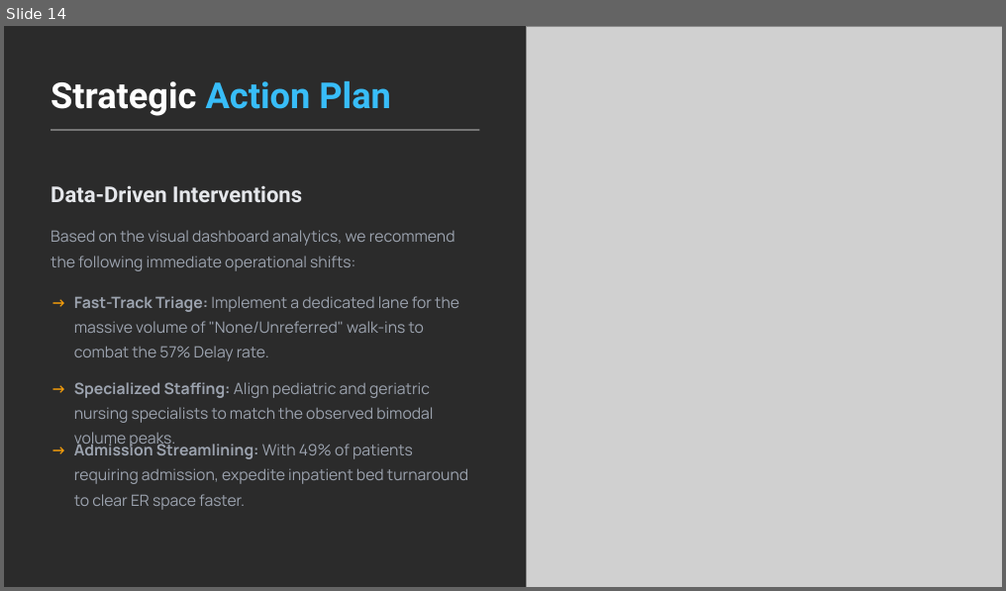
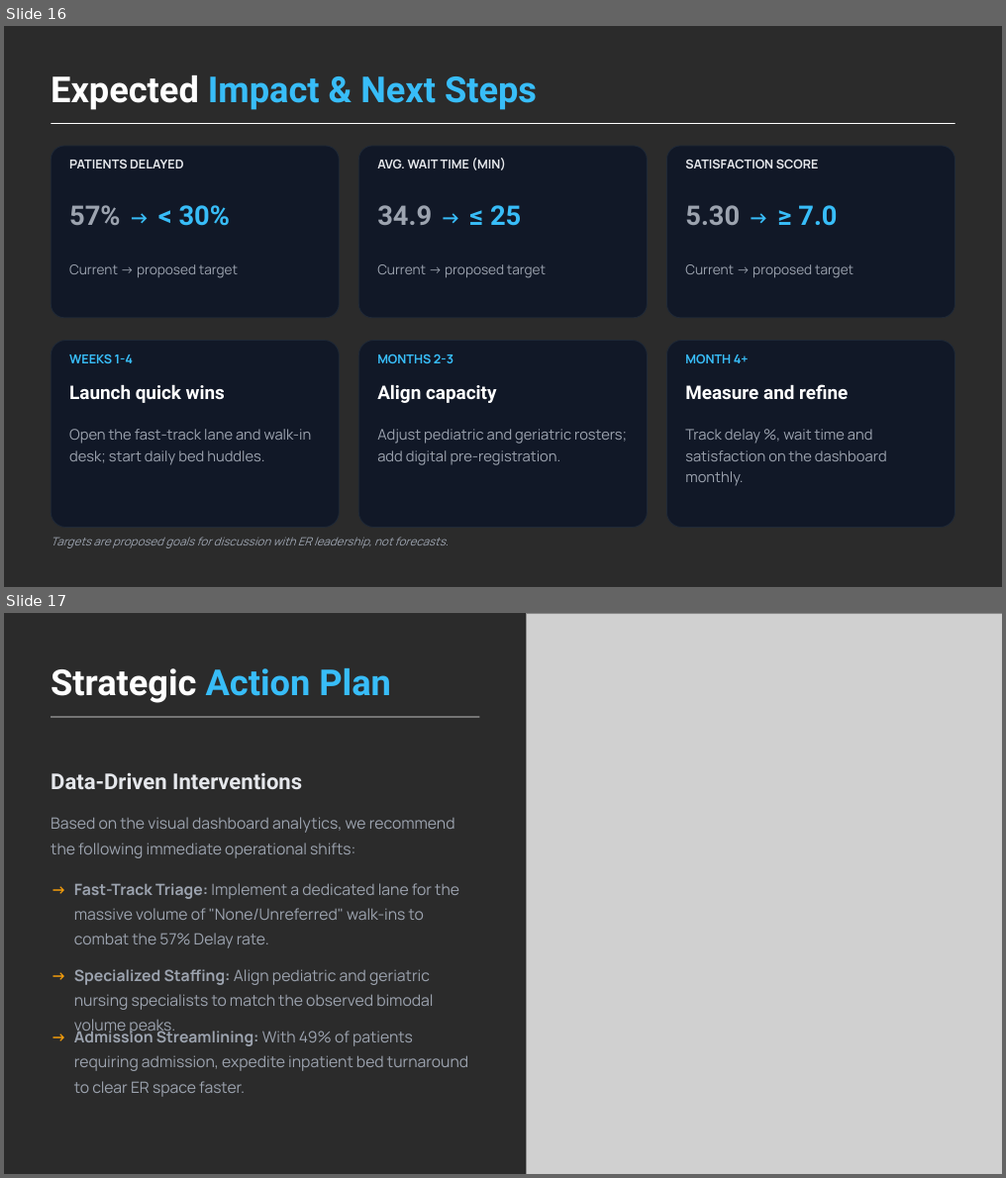
Before and after one commit to Vivek-kumar-027/Hospital_Data_Management_Dashboard_using_Excel, a slide deck: ER Operations & Analytics Report.pptx. Shown one above the other, each under a label of ours: slide 14 before the commit, slides 16 and 17 after it. The pictures are 1006x591 and 1006x1178 pixels, drawn with LibreOffice and Linux fonts; fonts in the diff are those of the drawing; grey boxes stand for pictures; background and template pictures are left out; a plain dark background stands for a picture behind light text. Boxes give left, top, right and bottom in pixels: in the first picture for what was removed or moved away, otherwise in the second. Text is boxed around its words. In the diff, an @@ line names an element or a change of style, - is before the commit and + after.

```diff
--- a/ER Operations & Analytics Report.pptx
+++ b/ER Operations & Analytics Report.pptx
@@ slide 16 added at <box>4,26,1002,587</box>, background picture (left out) @@
@@ text added at <box>51,76,537,110</box>, 34.5 pt, text #38BDF8, bold @@
+Expected Impact & Next Steps
@@ rectangle added at <box>51,123,954,124</box>, fill #FFFFFF @@
@@ rounded rectangle added at <box>51,146,339,318</box>, fill #111827, outline #1F2937 0.75 pt @@
@@ text added at <box>69,159,183,169</box>, 12 pt, text #E5E7EB, bold @@
+PATIENTS DELAYED
@@ rounded rectangle added at <box>358,146,648,318</box>, fill #111827, outline #1F2937 0.75 pt @@
@@ text added at <box>377,158,506,171</box>, 12 pt, text #E5E7EB, bold @@
+AVG. WAIT TIME (MIN)
@@ rounded rectangle added at <box>667,146,955,318</box>, fill #111827, outline #1F2937 0.75 pt @@
@@ text added at <box>685,159,819,169</box>, 12 pt, text #E5E7EB, bold @@
+SATISFACTION SCORE
@@ text added at <box>69,205,230,226</box>, 26 pt, text #38BDF8, bold @@
+57% → < 30%
@@ text added at <box>377,205,521,226</box>, 26 pt, text #9CA3AF, bold @@
+34.9 → ≤ 25
@@ text added at <box>685,205,837,226</box>, 26 pt, text #38BDF8, bold @@
+5.30 → ≥ 7.0
@@ text added at <box>69,265,238,278</box>, 13 pt, text #9CA3AF @@
+Current → proposed target
@@ text added at <box>377,265,546,278</box>, 13 pt, text #9CA3AF @@
+Current → proposed target
@@ text added at <box>685,265,853,278</box>, 13 pt, text #9CA3AF @@
+Current → proposed target
@@ rounded rectangle added at <box>51,341,339,528</box>, fill #111827, outline #1F2937 0.75 pt @@
@@ rounded rectangle added at <box>358,341,648,528</box>, fill #111827, outline #1F2937 0.75 pt @@
@@ rounded rectangle added at <box>667,341,955,528</box>, fill #111827, outline #1F2937 0.75 pt @@
@@ text added at <box>69,354,133,364</box>, 12 pt, text #38BDF8, bold @@
+WEEKS 1-4
@@ text added at <box>377,354,453,364</box>, 12 pt, text #38BDF8, bold @@
+MONTHS 2-3
@@ text added at <box>685,354,748,364</box>, 12 pt, text #38BDF8, bold @@
+MONTH 4+
@@ text added at <box>69,384,225,403</box>, 18 pt, text #FFFFFF, bold @@
+Launch quick wins
@@ text added at <box>377,384,496,403</box>, 18 pt, text #FFFFFF, bold @@
+Align capacity
@@ text added at <box>685,384,847,399</box>, 18 pt, text #FFFFFF, bold @@
+Measure and refine
@@ text added at <box>69,429,312,466</box>, 14 pt, text #9CA3AF @@
+Open the fast-track lane and walk-in desk; start daily bed huddles.
@@ text added at <box>377,429,627,466</box>, 14 pt, text #9CA3AF @@
+Adjust pediatric and geriatric rosters; add digital pre-registration.
@@ text added at <box>685,429,887,486</box>, 14 pt, text #9CA3AF @@
+Track delay %, wait time and satisfaction on the dashboard monthly.
@@ text added at <box>51,537,449,549</box>, 11 pt, text #9CA3AF, italic @@
+Targets are proposed goals for discussion with ER leadership, not forecasts.
@@ what was slide 14 is now slide 17 @@
```
Also in this commit, not shown: 2 other slides added.
